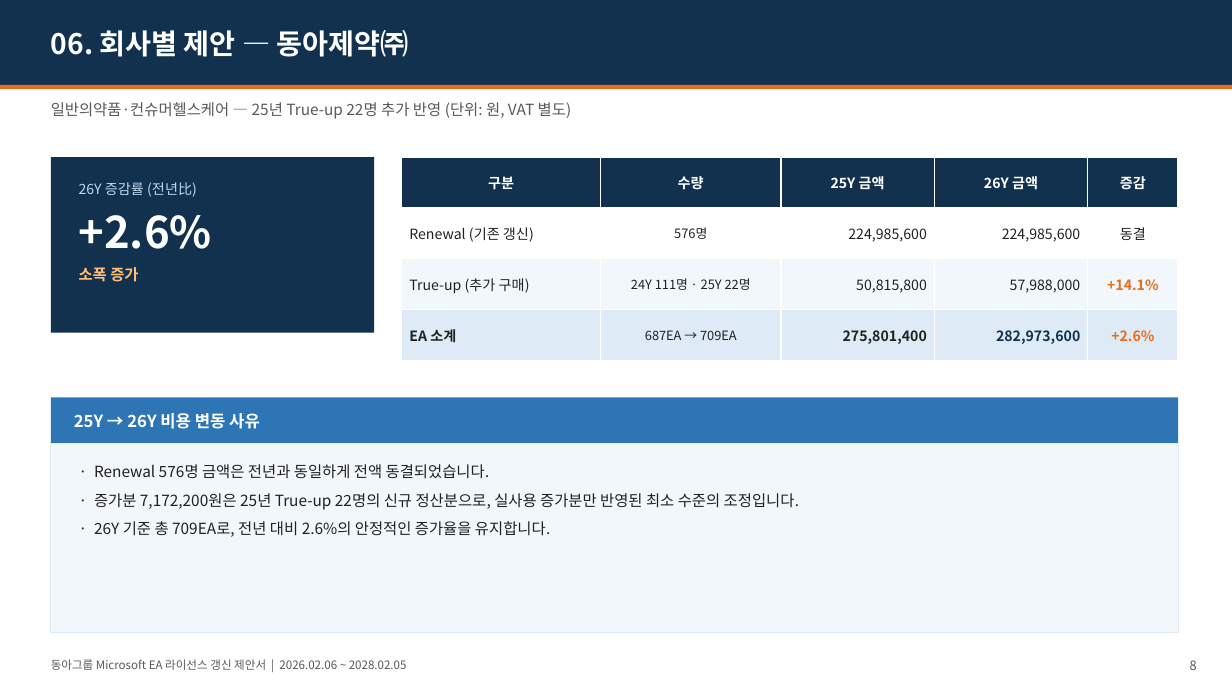
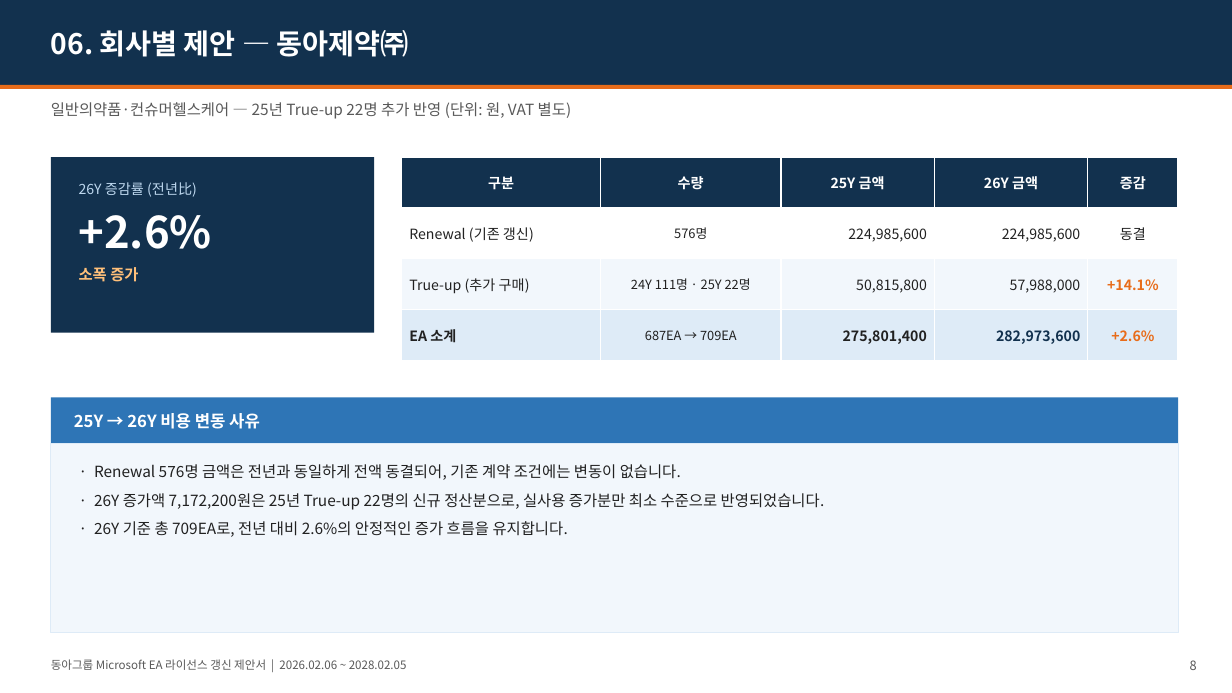
Before and after one commit to mss881024-dev/first-project, a slide deck: slide 8 of docs/ea-renewal-proposal/동아그룹_Microsoft_EA_갱신제안서_2026.pptx. Drawn at 1232x693 pixels with LibreOffice and Linux fonts; fonts in the diff are those of the drawing. Boxes give left, top, right and bottom in pixels: in the first picture for what was removed or moved away, otherwise in the second. Text is boxed around its words. In the diff, an @@ line names an element or a change of style, - is before the commit and + after.

```diff
--- a/docs/ea-renewal-proposal/동아그룹_Microsoft_EA_갱신제안서_2026.pptx
+++ b/docs/ea-renewal-proposal/동아그룹_Microsoft_EA_갱신제안서_2026.pptx
@@ text at bbox=[94, 464, 825, 537]: text changed @@
-· Renewal 576명 금액은 전년과 동일하게 전액 동결되었습니다.
-· 증가분 7,172,200원은 25년 True-up 22명의 신규 정산분으로, 실사용 증가분만 반영된 최소 수준의 조정입니다.
-· 26Y 기준 총 709EA로, 전년 대비 2.6%의 안정적인 증가율을 유지합니다.
+· Renewal 576명 금액은 전년과 동일하게 전액 동결되어, 기존 계약 조건에는 변동이 없습니다.
+· 26Y 증가액 7,172,200원은 25년 True-up 22명의 신규 정산분으로, 실사용 증가분만 최소 수준으로 반영되었습니다.
+· 26Y 기준 총 709EA로, 전년 대비 2.6%의 안정적인 증가 흐름을 유지합니다.
```
Also in this commit, not shown: 6 other slides changed, 1 other file.
